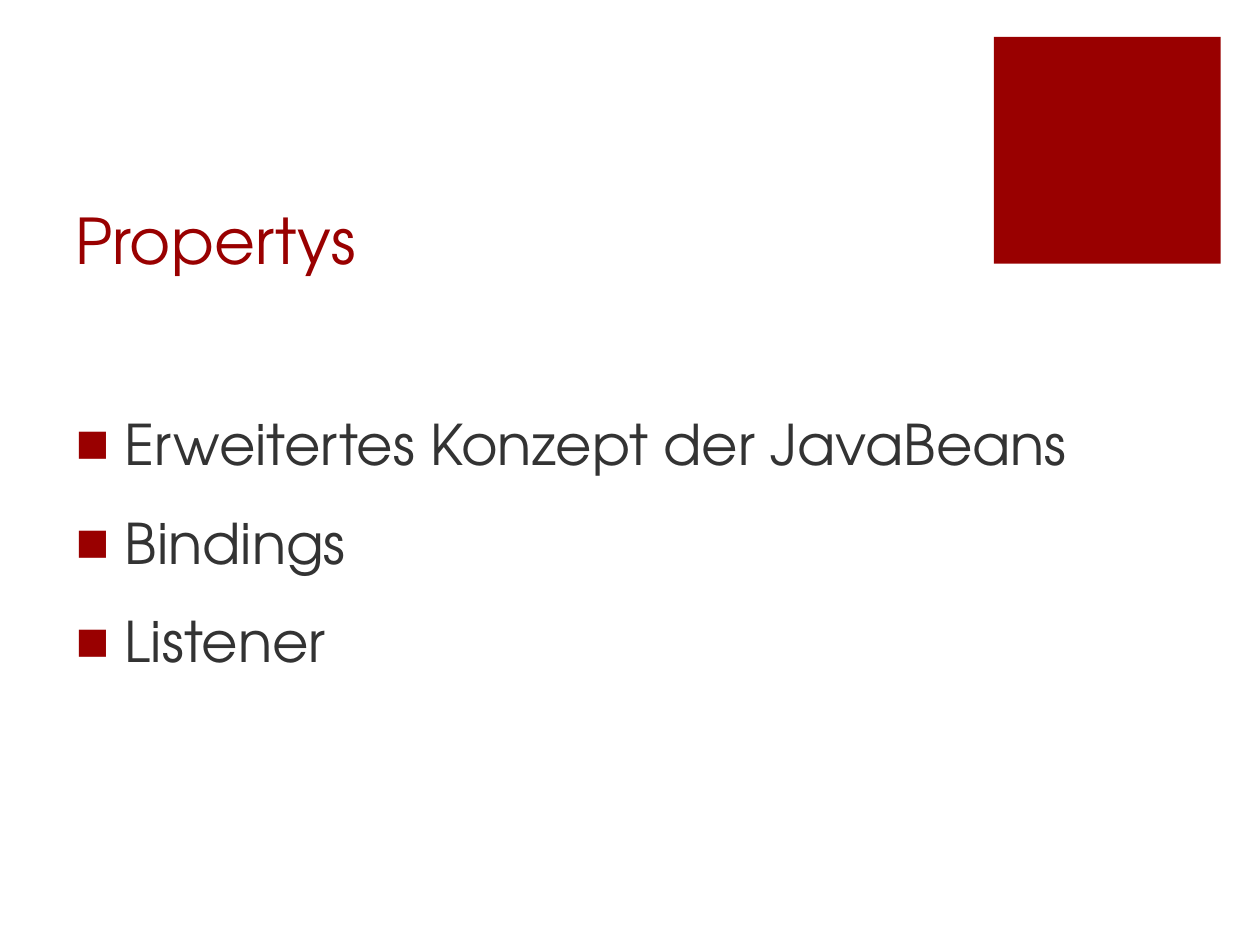
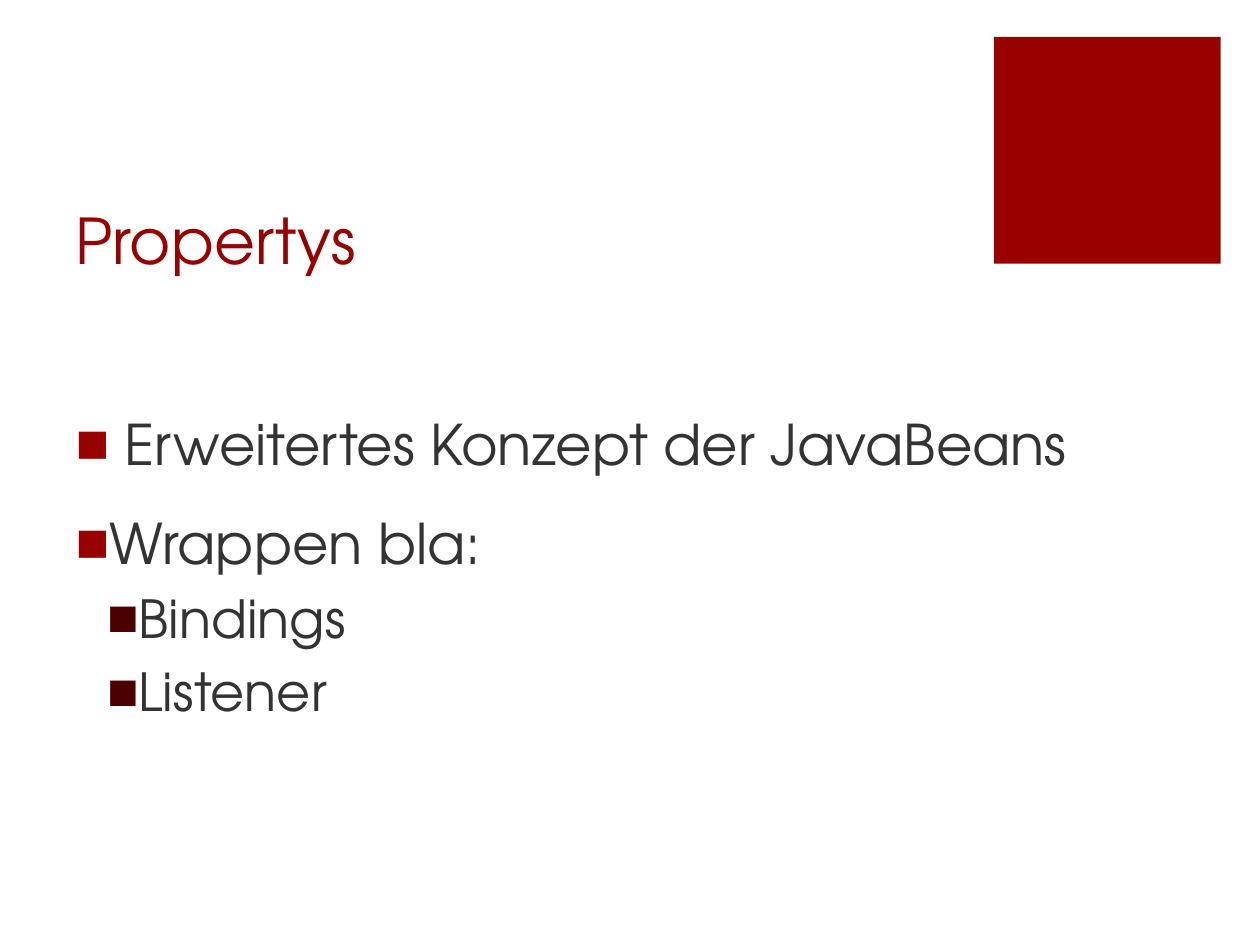
Before and after one commit to Morkunas/jfxusergroup, a slide deck: slide 10 of JavaFX-UserGroup.pptx (slide 11 before the commit). Drawn at 1260x945 pixels with LibreOffice and Linux fonts; fonts in the diff are those of the drawing; background and template pictures are left out. Boxes give left, top, right and bottom in pixels: in the first picture for what was removed or moved away, otherwise in the second. Text is boxed around its words. In the diff, an @@ line names an element or a change of style, - is before the commit and + after.

```diff
--- a/JavaFX-UserGroup.pptx
+++ b/JavaFX-UserGroup.pptx
@@ text at bbox=[109, 522, 481, 575]: paragraph added @@
+■ Wrappen bla:
@@ text at bbox=[139, 599, 346, 712]: size 32 to 30 pt in "Bindings", "Listener"; list level 1 to 2 in "Bindings"; bullet colour #990000 to #4C0000; list level 1 to 2 in "Listener" @@
```
Also in this commit, not shown: 2 other slides changed, 1 slide added, 1 slide removed, 6 other files.
